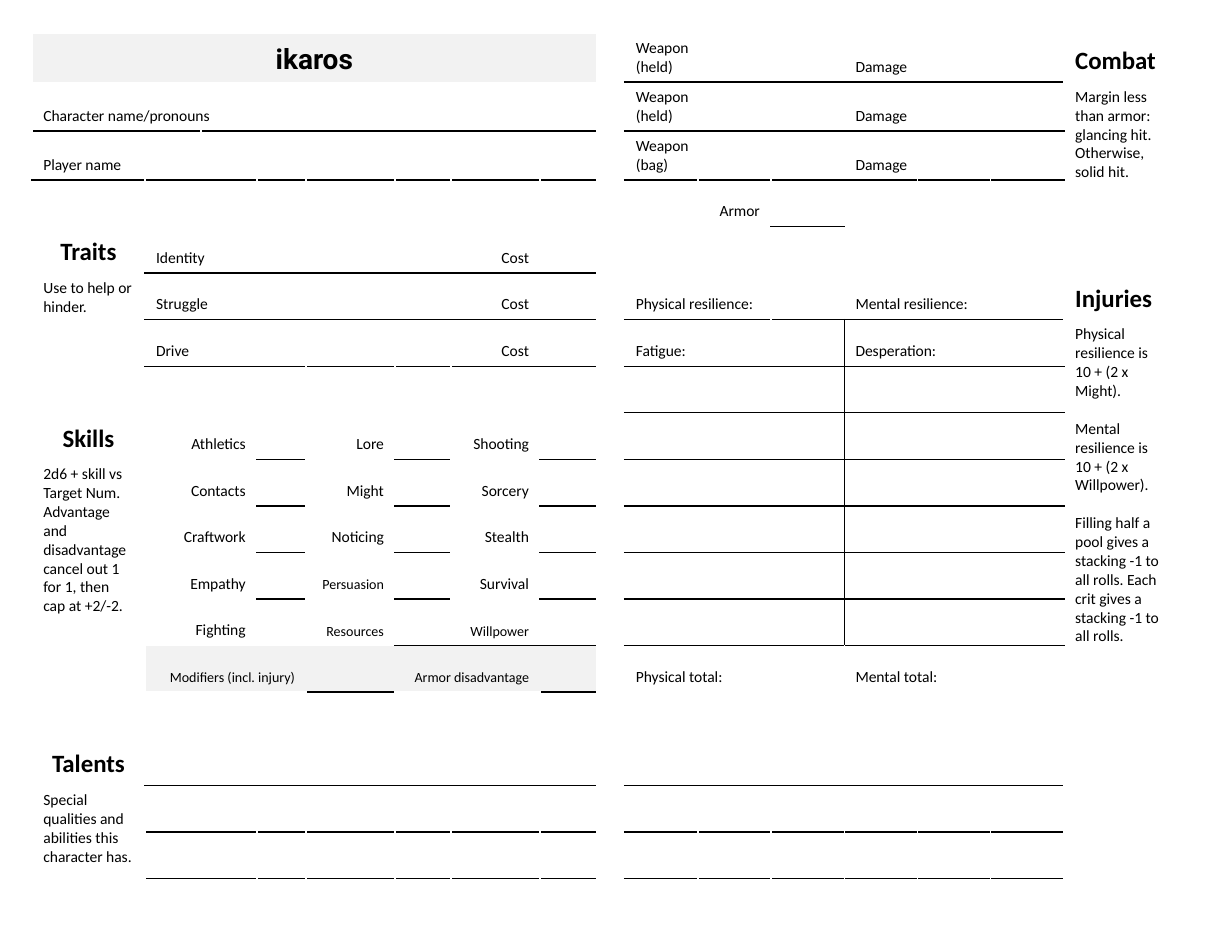
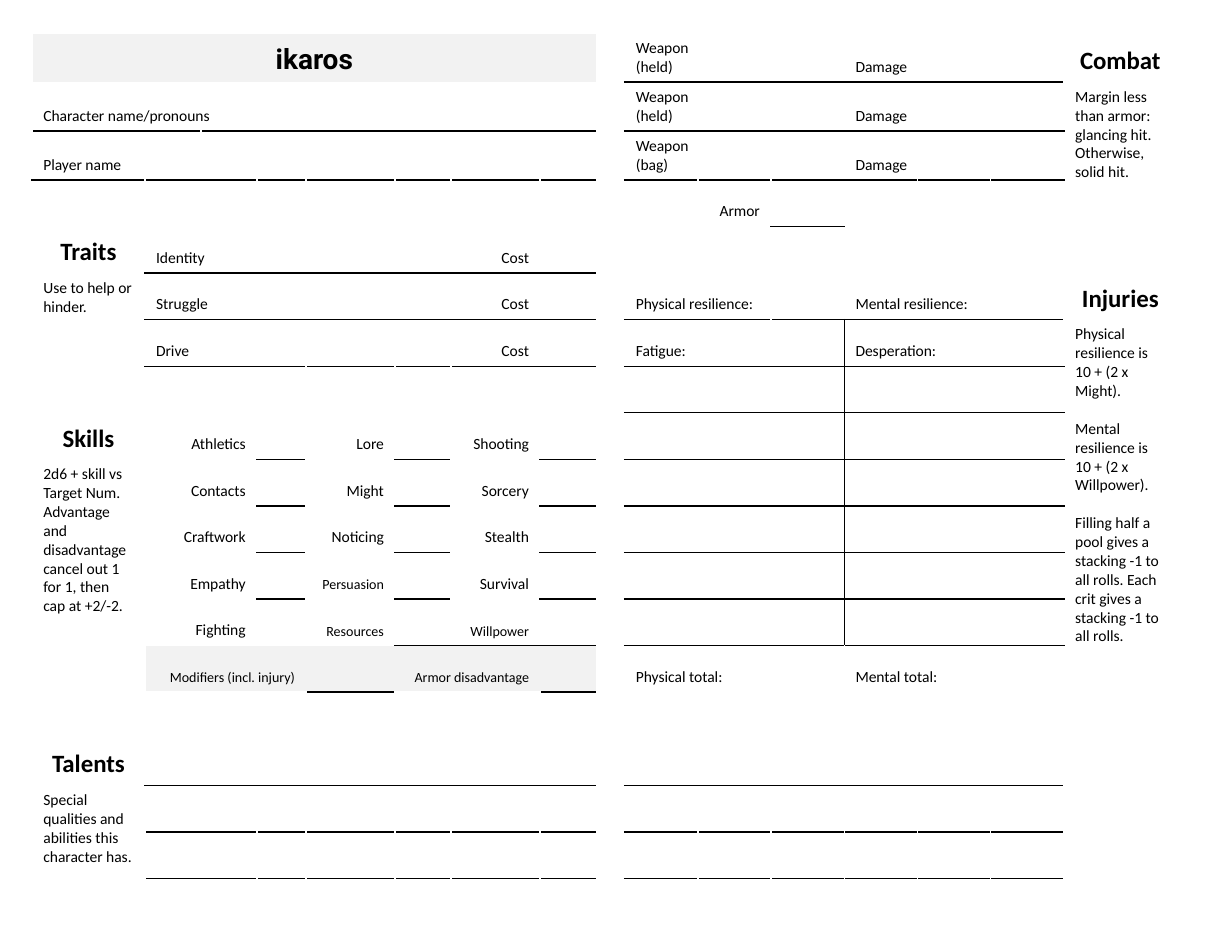
Before and after one commit to jewelpit/Ikaros, a slide deck: slide 1 of Ikaros CS.pptx. Drawn at 1232x952 pixels with LibreOffice and Linux fonts; fonts in the diff are those of the drawing. Boxes give left, top, right and bottom in pixels: in the first picture for what was removed or moved away, otherwise in the second. Text is boxed around its words. In the diff, an @@ line names an element or a change of style, - is before the commit and + after.

```diff
--- a/Ikaros CS.pptx
+++ b/Ikaros CS.pptx
@@ table at (32,32,1174,888) @@
@@ alignment left to centre @@
```
Also in this commit, not shown: 1 other slide changed.
